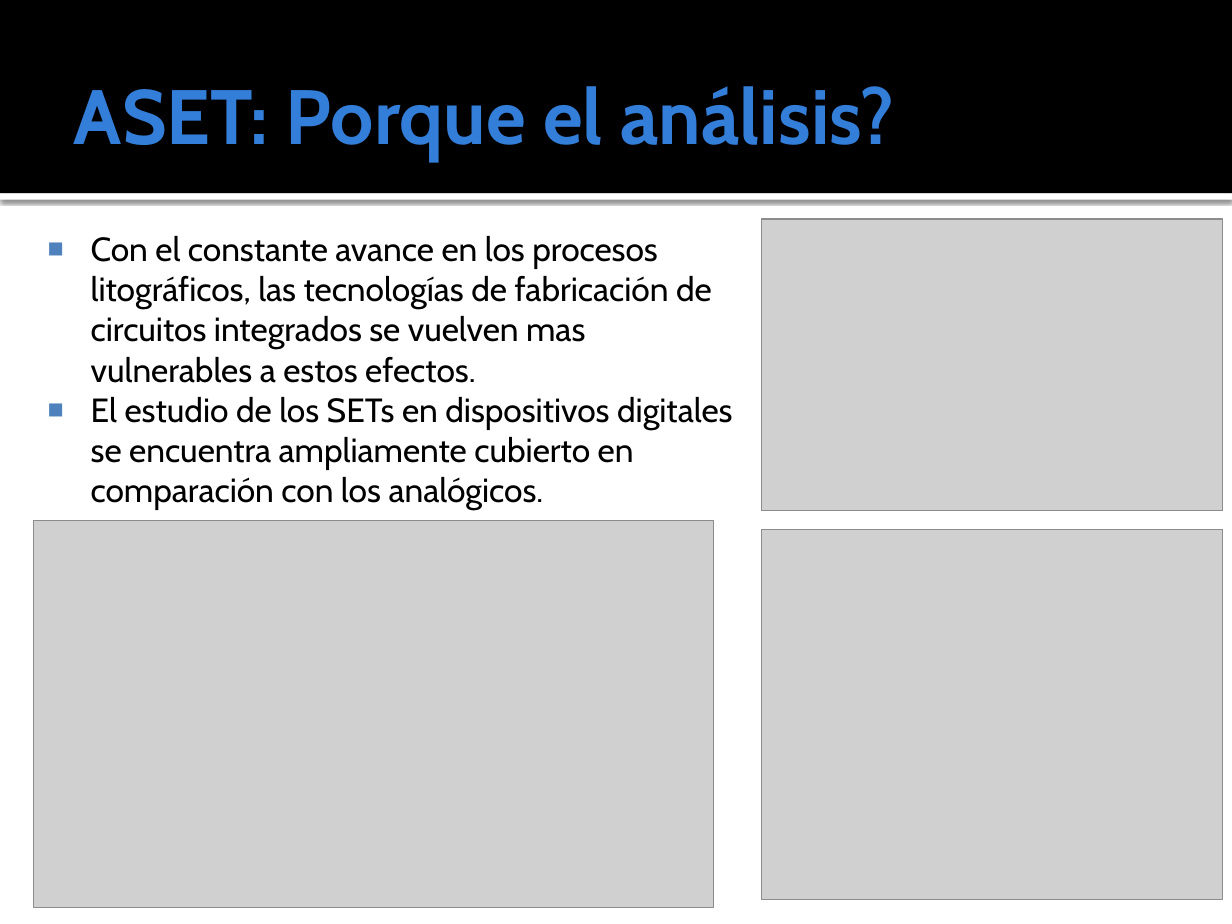
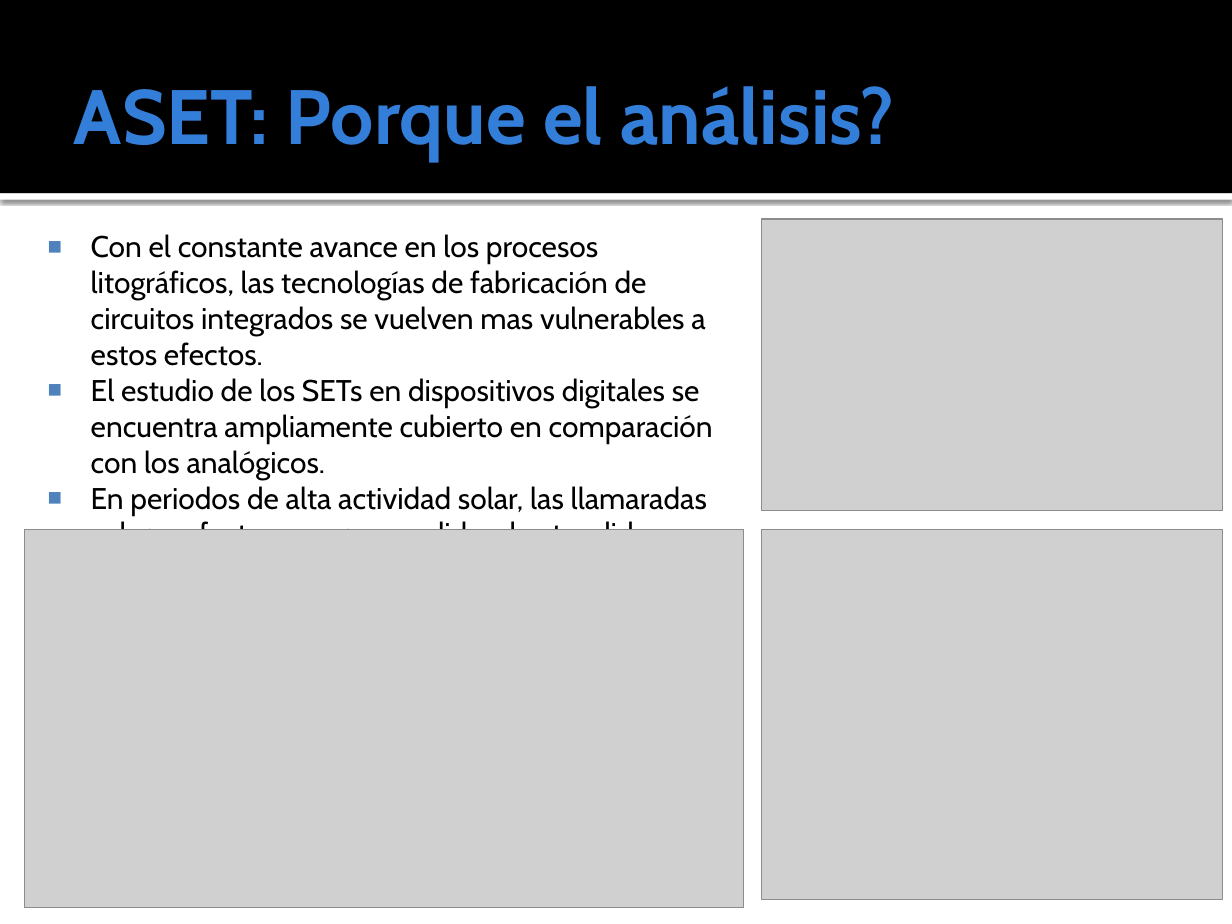
Before and after one commit to ginotkj/fiocs, a slide deck: slide 7 of Documentation/Documentacion/PRESENTACION_FABRI.pptx. Drawn at 1232x924 pixels with LibreOffice and Linux fonts; fonts in the diff are those of the drawing; grey boxes stand for pictures. Boxes give left, top, right and bottom in pixels: in the first picture for what was removed or moved away, otherwise in the second. Text is boxed around its words. In the diff, an @@ line names an element or a change of style, - is before the commit and + after.

```diff
--- a/Documentation/Documentacion/PRESENTACION_FABRI.pptx
+++ b/Documentation/Documentacion/PRESENTACION_FABRI.pptx
@@ text at (91, 234, 713, 479): size 19.6 to 17.5 pt in "Con el constante avance en los procesos ...", "El estudio de los SETs en dispositivos ..." @@
@@ text at (91, 486, 707, 530): paragraph added @@
+■ En periodos de alta actividad solar, las llamaradas solares afectan en gran medida a los tendidos eléctricos y comunicaciones satelitales.
@@ picture: place and size @@
-picture at (34, 520, 715, 907)
+picture at (25, 530, 744, 908)
```
Also in this commit, not shown: 6 other slides changed, 1 slide added, 6 slides removed, 1 other file.
